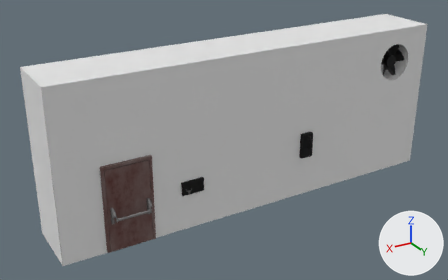
Renders of the FBX model Assets/Meshes/DooredWall.fbx from each side of a commit.
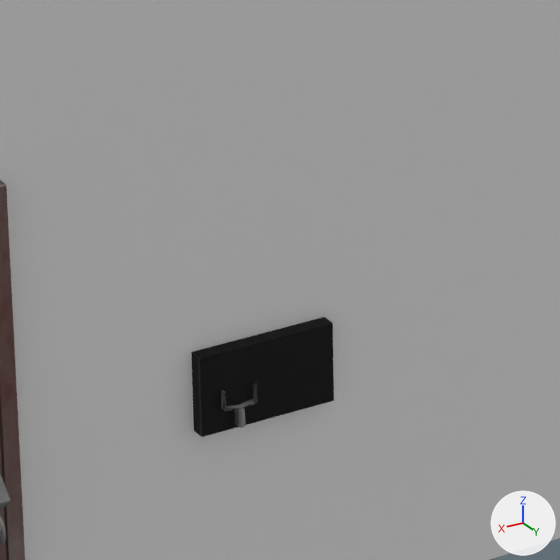
There are two pictures of each version: one whole from a 50 mm camera at (6.35, 9.08, 4.55) aimed at (0.53, -0.61, -0.3), one close up on the part from 34% to 54% of the width and 45% to 77% of the height. Lighting does not change. The marker at lower right points along +X, +Y and +Z.

Names of what the first close-up shows: 'Wall.005'.
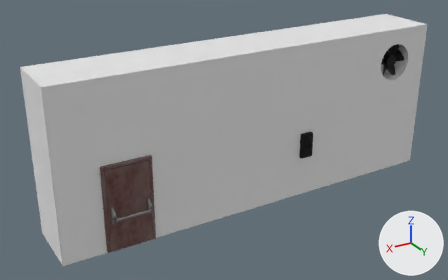
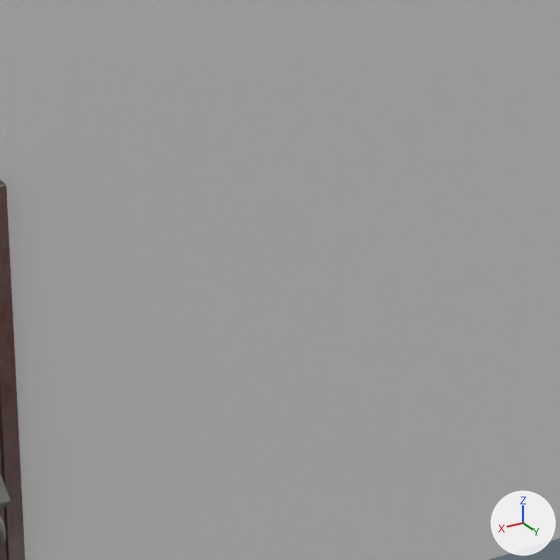
Pixel boxes [x1, y1, x2, y2] of what changed, in the close-ups (560 x 560 px):
```json
{"part": 1, "of": "me_cube_022", "change": "deleted", "before": [221, 381, 258, 428]}
{"part": 2, "of": "me_cube_022", "change": "deleted", "before": [191, 317, 334, 437], "on screen": "black"}
```

Scene script edits in JSON lines:
```json
{"block": "me_cube_022", "where": "me_cube_022.from_pydata(...)  # 9925 vertices, 9908 faces; spans x -4.12..4.12, y -1.18..0.3, z -1.6..1.6"}
{"block": "me_cube_022", "where": "# used by ob_wall_005; location = (0.0, 0.0, 0.0)"}
{"block": "me_cube_022", "change": "me_cube_022 part 1: the loose piece of 36 vertices spanning x 1.65..1.76, y 0.1..0.12, z -0.85..-0.73 is deleted"}
{"block": "me_cube_022", "change": "me_cube_022 part 2: the loose piece of 8 vertices spanning x 1.38..1.83, y 0.0..0.1, z -0.86..-0.61 is deleted"}
```
